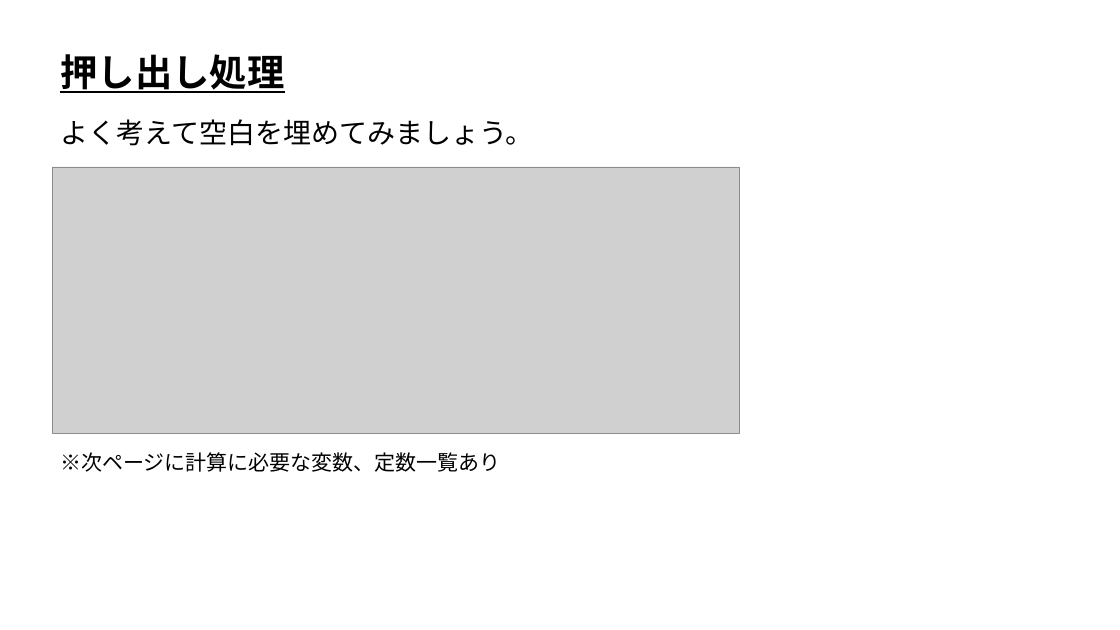
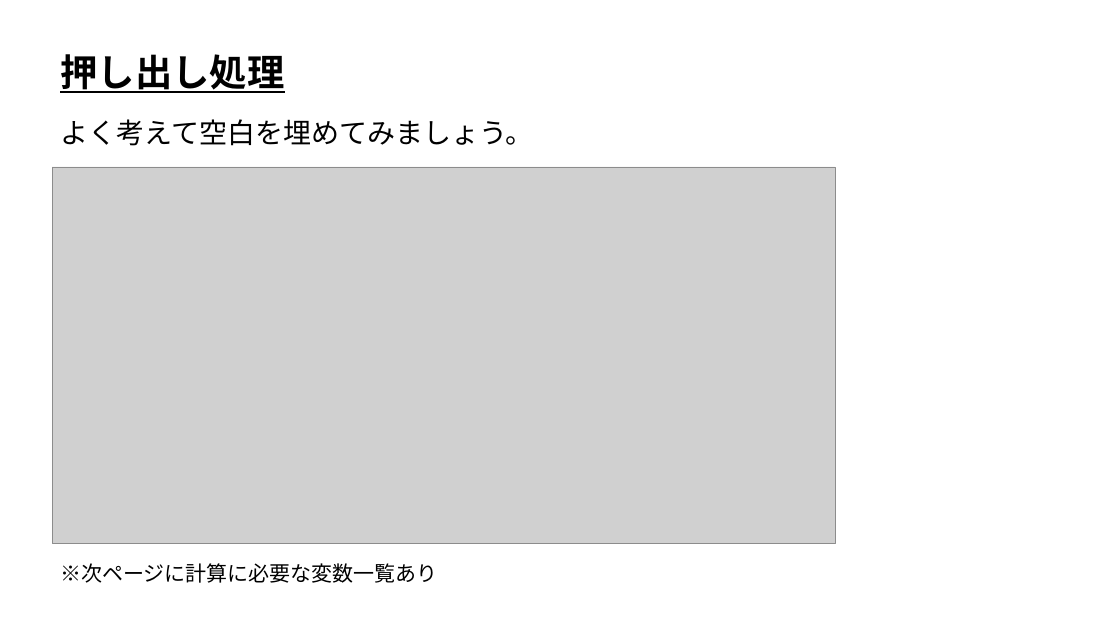
Before and after one commit to ArakiYusuke-Ohara/Textbook, a slide deck: slide 7 of ゲーム科1年/00_前期/ゲームプログラミングⅢ/04_押し出し処理.pptx (slide 6 before the commit). Drawn at 1120x630 pixels with LibreOffice and Linux fonts; fonts in the diff are those of the drawing; grey boxes stand for pictures. Boxes give left, top, right and bottom in pixels: in the first picture for what was removed or moved away, otherwise in the second. Text is boxed around its words. In the diff, an @@ line names an element or a change of style, - is before the commit and + after.

```diff
--- a/ゲーム科1年/00_前期/ゲームプログラミングⅢ/04_押し出し処理.pptx
+++ b/ゲーム科1年/00_前期/ゲームプログラミングⅢ/04_押し出し処理.pptx
@@ picture: place and size @@
-picture at (52, 167, 739, 434)
+picture at (52, 167, 835, 544)
@@ text at (60, 563, 438, 583): text changed @@
-※次ページに計算に必要な変数、定数一覧あり
+※次ページに計算に必要な変数一覧あり
```
Also in this commit, not shown: 7 other slides changed, 1 slide added, 8 other files.
